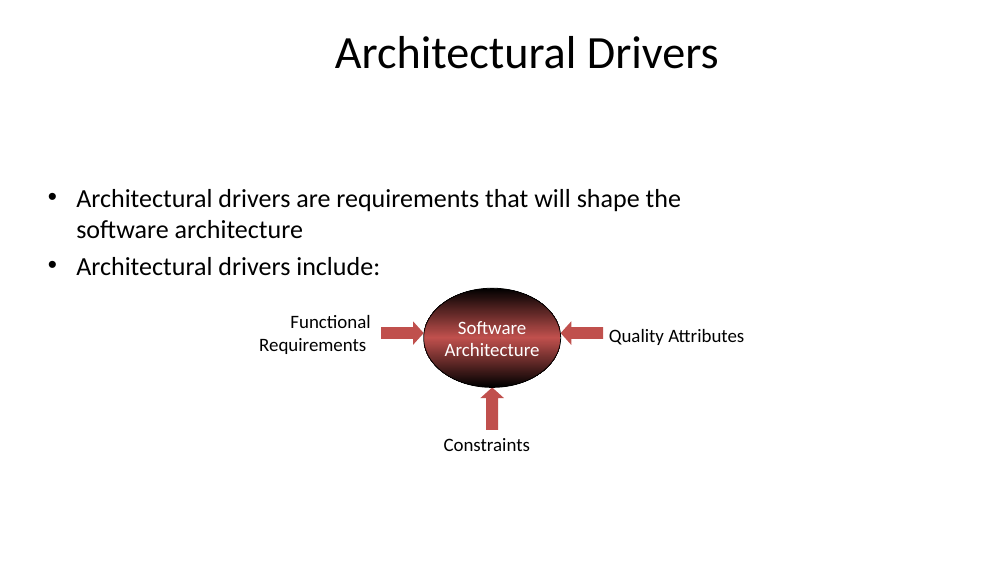
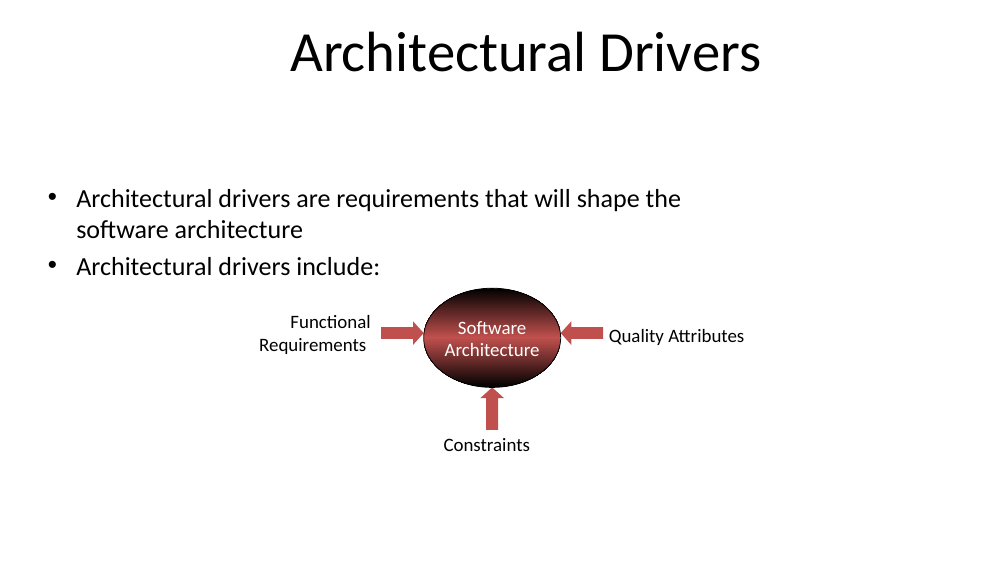
Before and after one commit to kthanasi-git/SW_Engineering, a slide deck: slide 3 of SOFTWARE ENGINEERING/SLIDES/21-More on Software Architecture.pptx (slide 11 before the commit). Drawn at 1008x567 pixels with LibreOffice and Linux fonts; fonts in the diff are those of the drawing; background and template pictures are left out. Boxes give left, top, right and bottom in pixels: in the first picture for what was removed or moved away, otherwise in the second. Text is boxed around its words. In the diff, an @@ line names an element or a change of style, - is before the commit and + after.

```diff
--- a/SOFTWARE ENGINEERING/SLIDES/21-More on Software Architecture.pptx
+++ b/SOFTWARE ENGINEERING/SLIDES/21-More on Software Architecture.pptx
@@ title "Architectural Drivers" at <box>290,31,761,72</box>: size 44 to 54 pt @@
```
Also in this commit, not shown: 9 slides removed, 13 other files.
